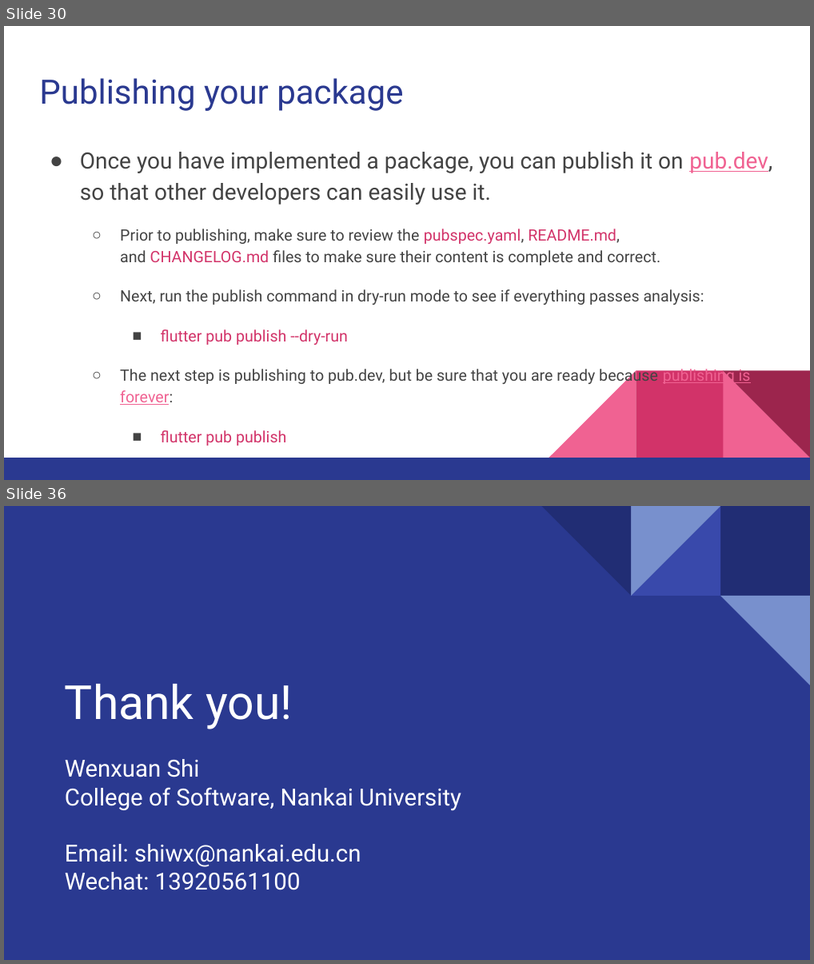
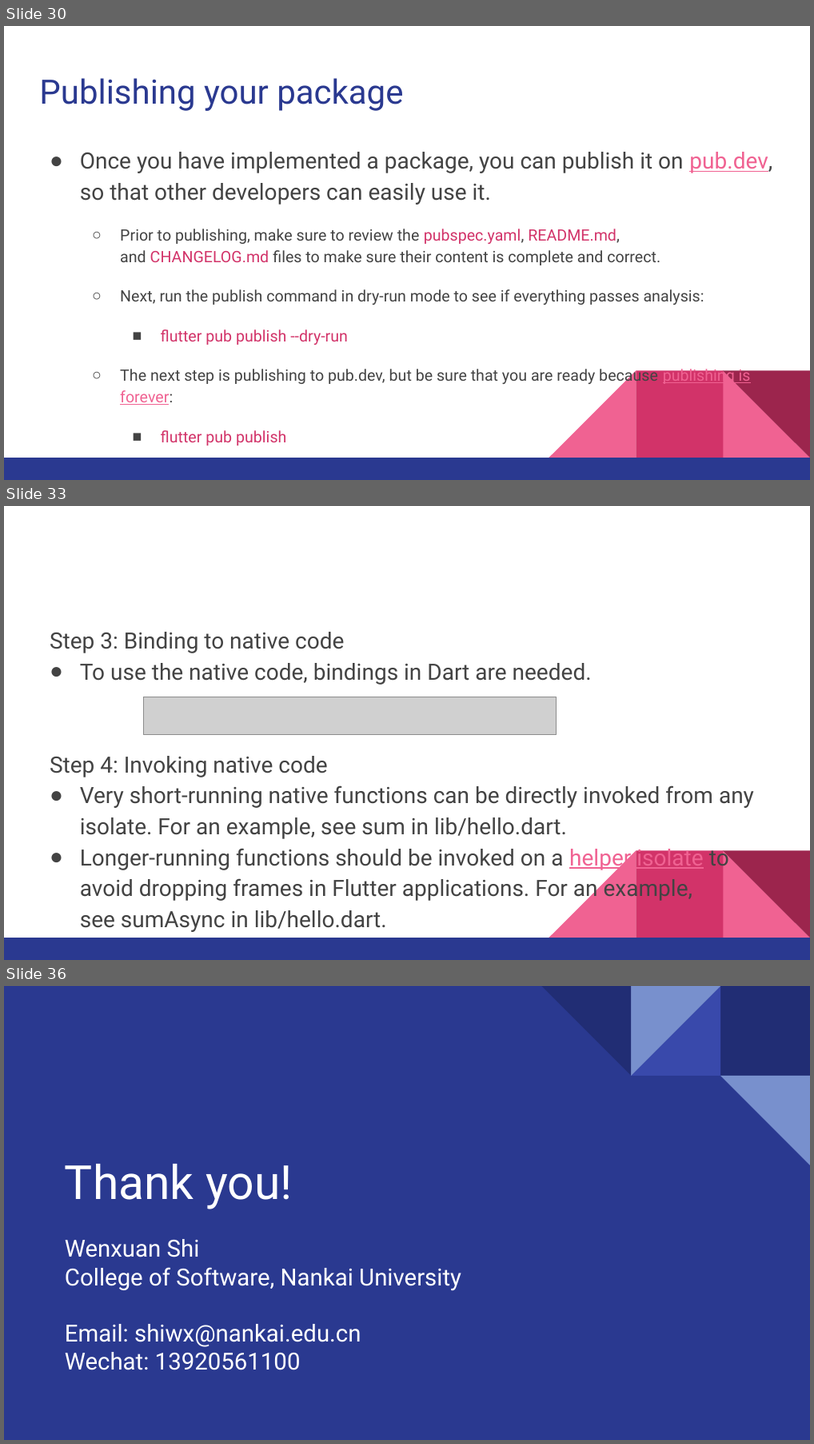
Before and after one commit to walkman617/Flutter2, a slide deck: Lecture/C06 Packages_Plugins.pptx. Shown one above the other, each under a label of ours: slides 30 and 36 before the commit, slides 30, 33 and 36 after it; the slides between them are not shown. The pictures are 814x964 and 814x1444 pixels, drawn with LibreOffice and Linux fonts; fonts in the diff are those of the drawing; grey boxes stand for pictures. Boxes give left, top, right and bottom in pixels: in the first picture for what was removed or moved away, otherwise in the second. Text is boxed around its words. In the diff, an @@ line names an element or a change of style, - is before the commit and + after.

```diff
--- a/Lecture/C06 Packages_Plugins.pptx
+++ b/Lecture/C06 Packages_Plugins.pptx
@@ slide 33 added at bbox=[4, 506, 810, 960], background #FFFFFF; not listed: 5 template elements that a slide beside it also shows @@
@@ text added at bbox=[50, 632, 754, 902], 20 pt, text #434343 @@
+Step 3: Binding to native code
+● To use the native code, bindings in Dart are needed.
+Step 4: Invoking native code
+● Very short-running native functions can be directly invoked from any isolate. For an example, see sum in lib/hello.dart.
+● Longer-running functions should be invoked on a helper isolate to avoid dropping frames in Flutter applications. For an example, see sumAsync in lib/hello.dart.
@@ picture added at bbox=[143, 696, 556, 734] @@
```
Also in this commit, not shown: 6 slides changed, 3 other slides added, 4 slides removed.
